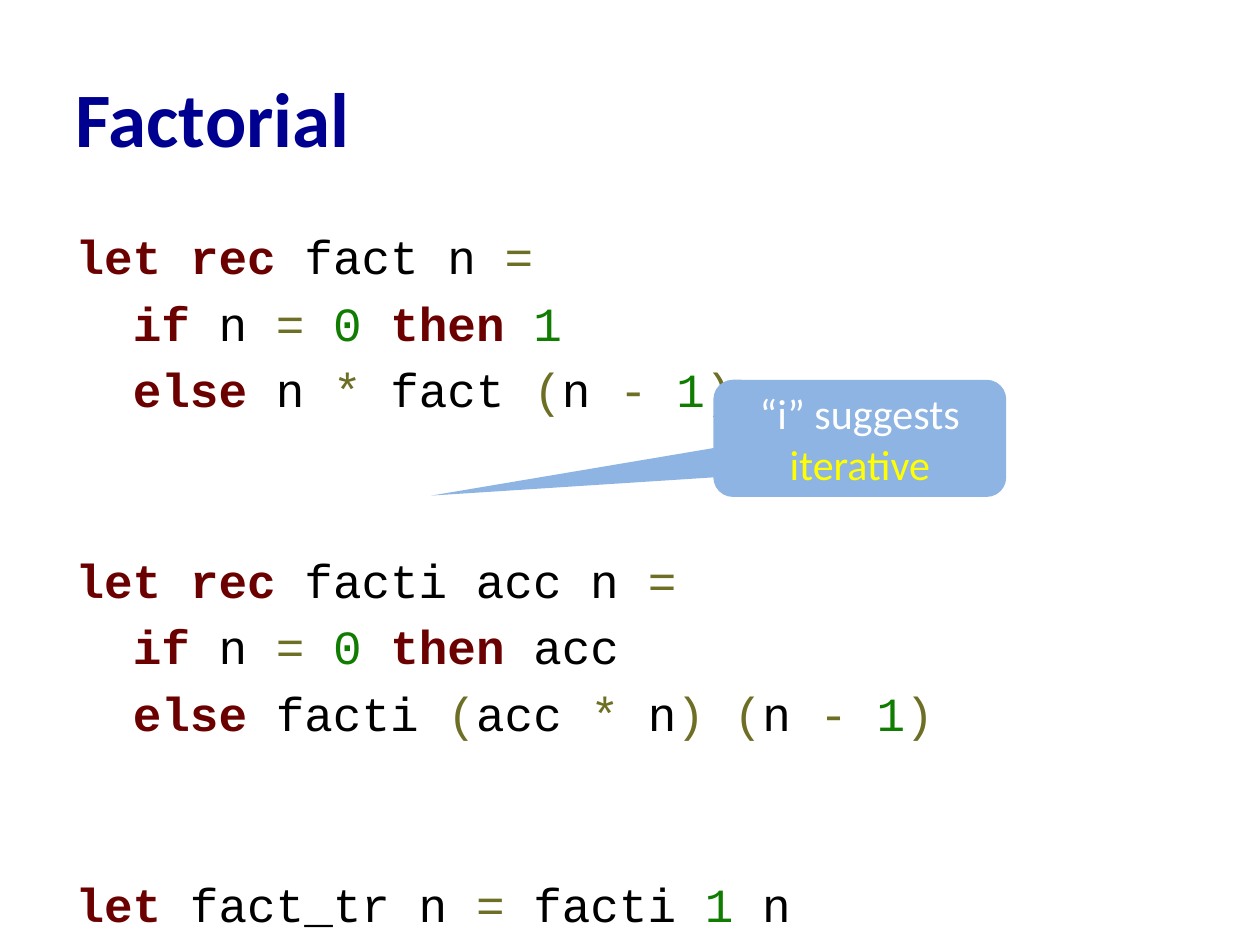
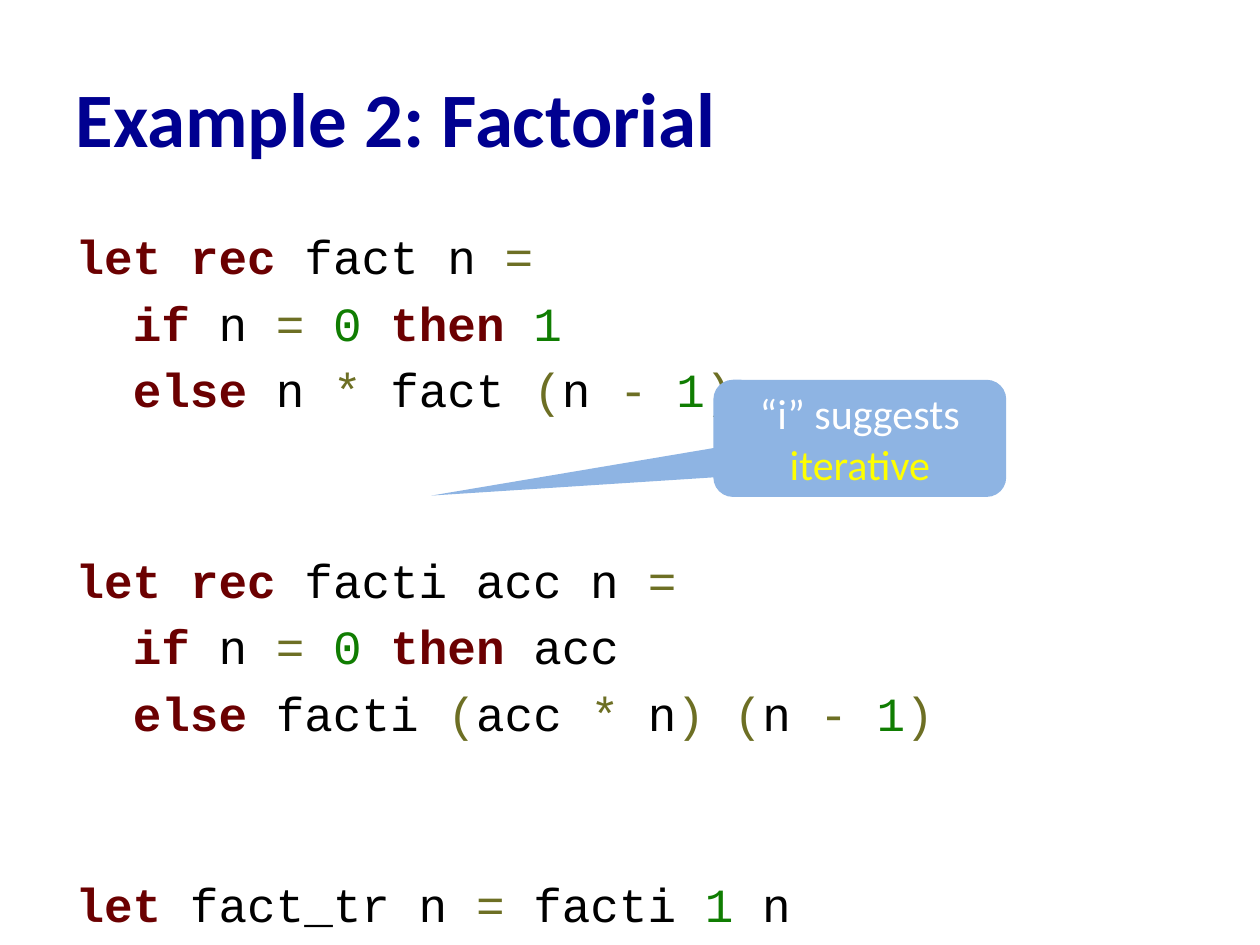
Before and after one commit to cs3110/materials-2019fa, a slide deck: slide 28 of 20-proofs/lec.pptx (slide 26 before the commit). Drawn at 1260x945 pixels with LibreOffice and Linux fonts; fonts in the diff are those of the drawing. Boxes give left, top, right and bottom in pixels: in the first picture for what was removed or moved away, otherwise in the second. Text is boxed around its words. In the diff, an @@ line names an element or a change of style, - is before the commit and + after.

```diff
--- a/20-proofs/lec.pptx
+++ b/20-proofs/lec.pptx
@@ title at [76,93,716,159]: text changed @@
-Factorial
+Example 2: Factorial
```
Also in this commit, not shown: 9 other slides changed, 4 slides added, 1 other file.
